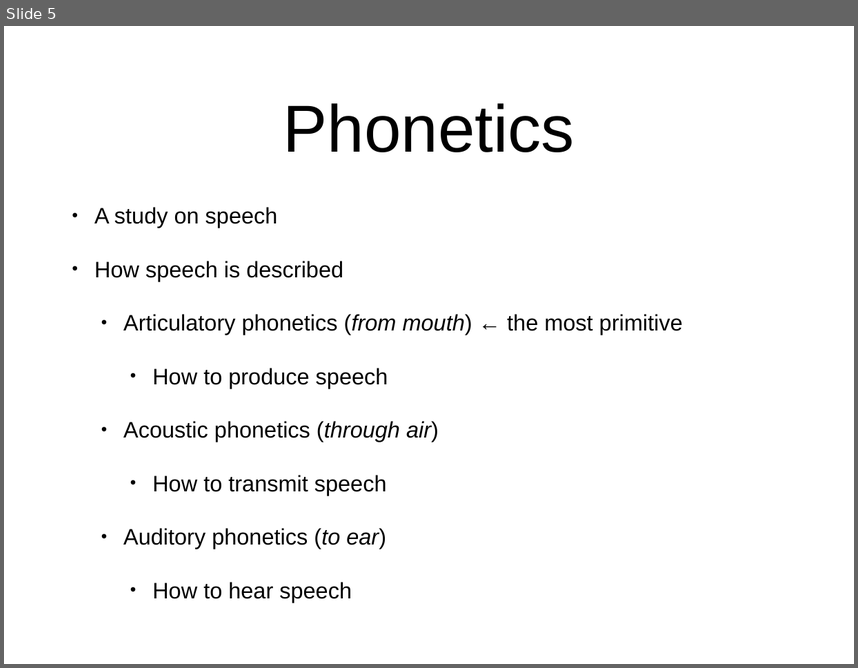
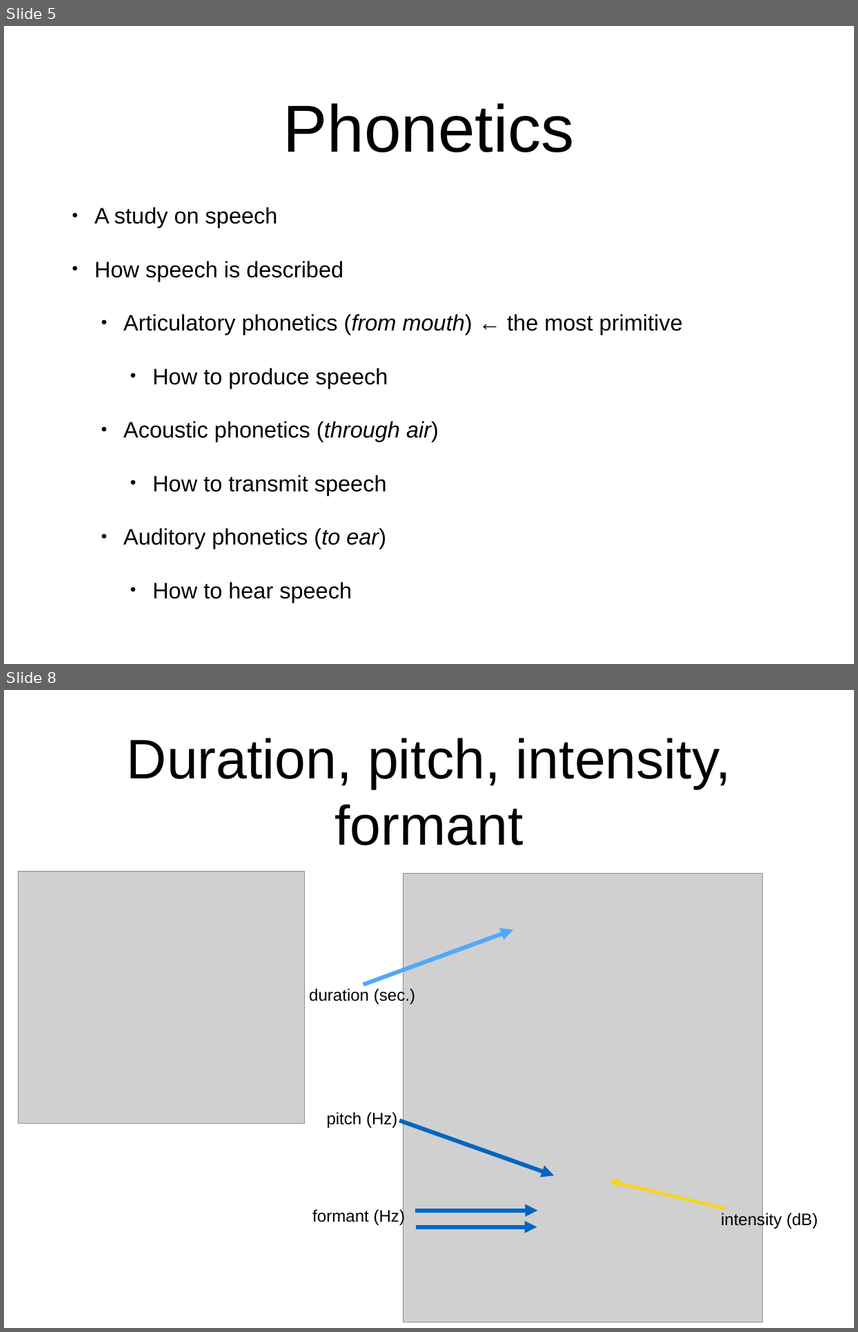
Before and after one commit to hsnam95/class2021Fall, a slide deck: phonetics2021Fall.pptx. Shown one above the other, each under a label of ours: slide 5 before the commit, slides 5 and 8 after it; the slides between them are not shown. The pictures are 858x668 and 858x1332 pixels, drawn with LibreOffice and Linux fonts; fonts in the diff are those of the drawing; grey boxes stand for pictures. Boxes give left, top, right and bottom in pixels: in the first picture for what was removed or moved away, otherwise in the second. Text is boxed around its words. In the diff, an @@ line names an element or a change of style, - is before the commit and + after.

```diff
--- a/phonetics2021Fall.pptx
+++ b/phonetics2021Fall.pptx
@@ slide 8 added at [4, 690, 854, 1328], background #FFFFFF @@
@@ title added at [127, 738, 731, 845], 67 pt, text #000000 @@
+Duration, pitch, intensity, formant
@@ picture added at [18, 871, 305, 1123] @@
@@ picture added at [403, 874, 762, 1322] @@
@@ arrow added from (363, 984) to (513, 929), #51A8F9 5 pt @@
@@ text added at [309, 987, 415, 1005], 20 pt, text #000000 @@
+duration (sec.)
@@ text added at [327, 1112, 397, 1127], 20 pt, text #000000 @@
+pitch (Hz)
@@ arrow added from (400, 1121) to (554, 1176), #0365C0 5 pt @@
@@ arrow added from (726, 1208) to (610, 1181), #F5D328 4 pt @@
@@ text added at [312, 1208, 405, 1225], 20 pt, text #000000 @@
+formant (Hz)
@@ arrow added from (415, 1210) to (538, 1210), #0365C0 5 pt @@
@@ arrow added from (416, 1227) to (537, 1227), #0365C0 5 pt @@
@@ text added at [721, 1212, 818, 1229], 20 pt, text #000000 @@
+intensity (dB)
```
Also in this commit, not shown: 3 other slides added.
